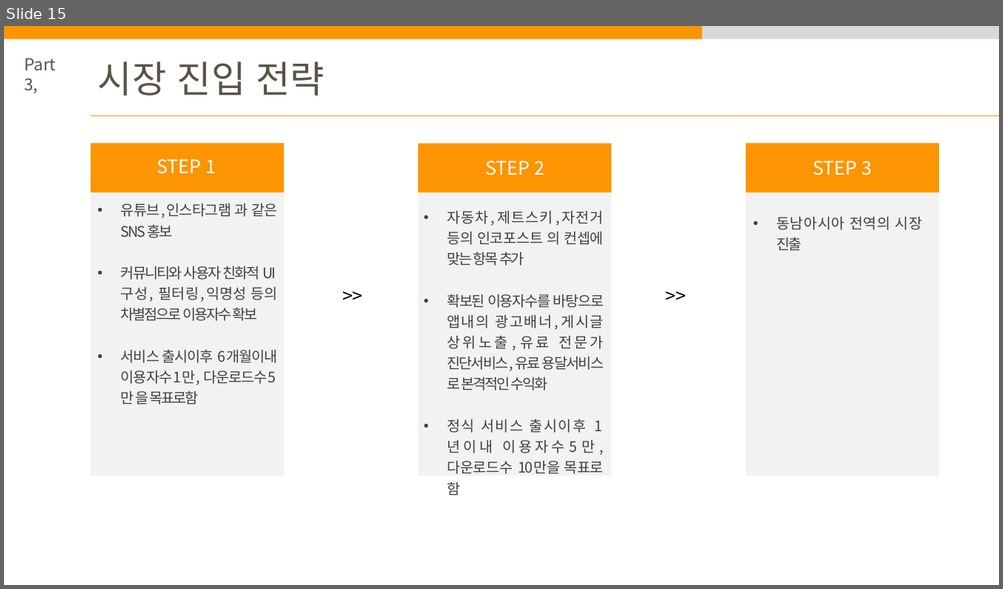
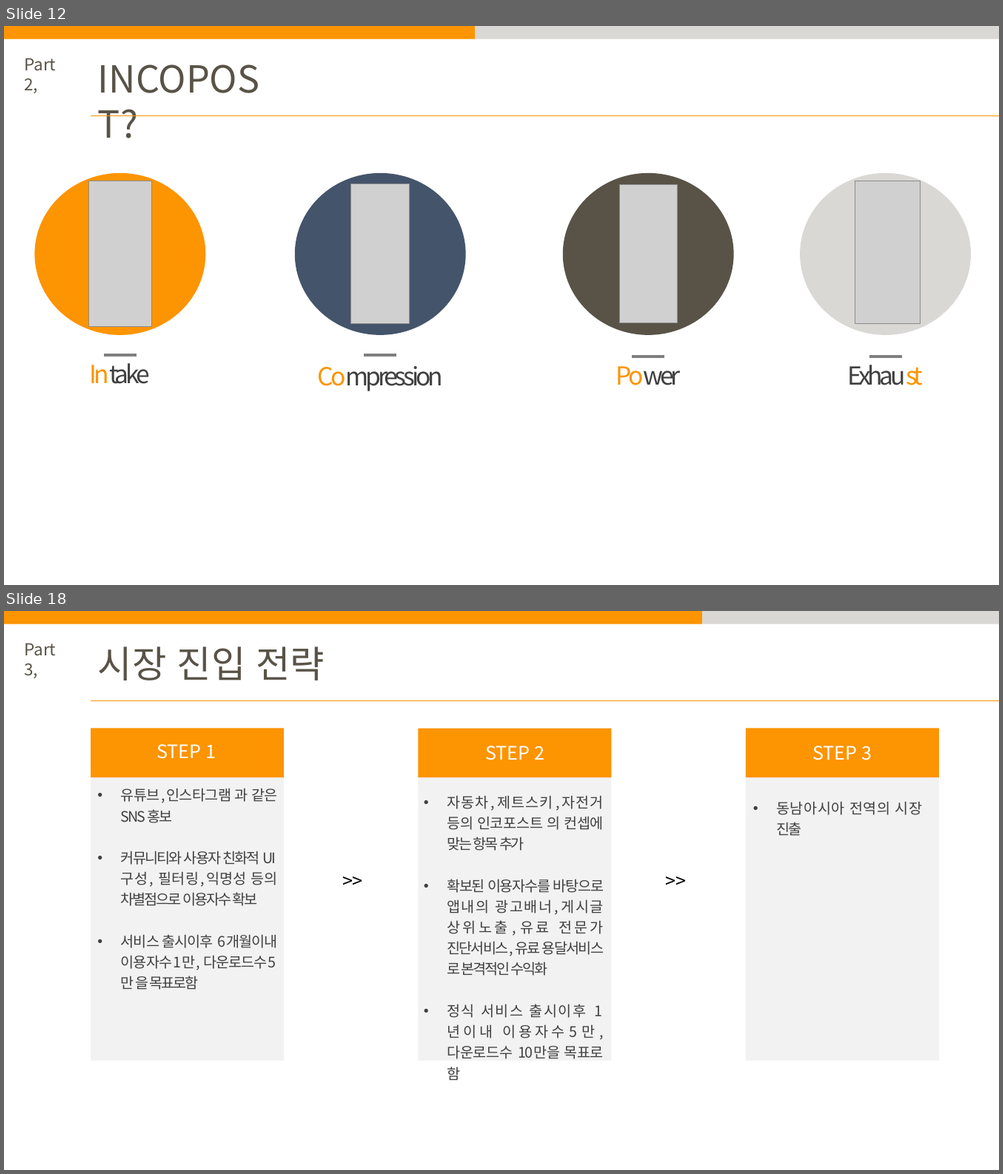
Before and after one commit to jowunnal/INCOPOST, a slide deck: 계획서/인코포스트 발표자료.pptx. Shown one above the other, each under a label of ours: slide 15 before the commit, slides 12 and 18 after it; the slides between them are not shown. The pictures are 1003x589 and 1003x1174 pixels, drawn with LibreOffice and Linux fonts; fonts in the diff are those of the drawing; grey boxes stand for pictures. Boxes give left, top, right and bottom in pixels: in the first picture for what was removed or moved away, otherwise in the second. Text is boxed around its words. In the diff, an @@ line names an element or a change of style, - is before the commit and + after.

```diff
--- a/계획서/인코포스트 발표자료.pptx
+++ b/계획서/인코포스트 발표자료.pptx
@@ slide 12 added at [4,26,999,585], background #FFFFFF @@
@@ rectangle added at [4,26,475,39], fill #FD9401 @@
@@ rectangle added at [475,26,800,39], fill #D9D8D5 @@
@@ rectangle added at [800,26,999,39], fill #D9D8D5 @@
@@ text added at [25,58,57,93], 16 pt, text #595347 @@
+Part 2,
@@ text added at [91,52,282,105], 36 pt, text #595347 @@
+INCOPOST?
@@ line added from (91, 116) to (999, 116), #FD9401 0.5 pt @@
@@ ellipse added at [34,173,205,335], fill #FD9401 @@
@@ ellipse added at [295,173,466,335], fill #44546A @@
@@ ellipse added at [563,173,734,335], fill #595347 @@
@@ ellipse added at [800,173,971,335], fill #D9D8D5 @@
@@ picture added at [89,181,152,326] @@
@@ picture added at [351,184,410,323] @@
@@ picture added at [620,185,677,323] @@
@@ picture added at [854,181,919,323] @@
@@ line added from (104, 356) to (136, 356), #808080 3 pt @@
@@ line added from (364, 356) to (396, 356), #808080 3 pt @@
@@ line added from (632, 358) to (664, 358), #808080 3 pt @@
@@ line added from (869, 358) to (902, 358), #808080 3 pt @@
@@ text added at [90,363,150,384], 24 pt, text #404040 @@
+Intake
@@ text added at [318,366,443,392], 24 pt, text #404040 @@
+Compression
@@ text added at [616,366,680,386], 24 pt, text #404040 @@
+Power
@@ text added at [848,365,923,386], 24 pt, text #404040 @@
+Exhaust
@@ what was slide 15 is now slide 18 @@
```
Also in this commit, not shown: 10 slides changed, 2 other slides added, 2 other files.
